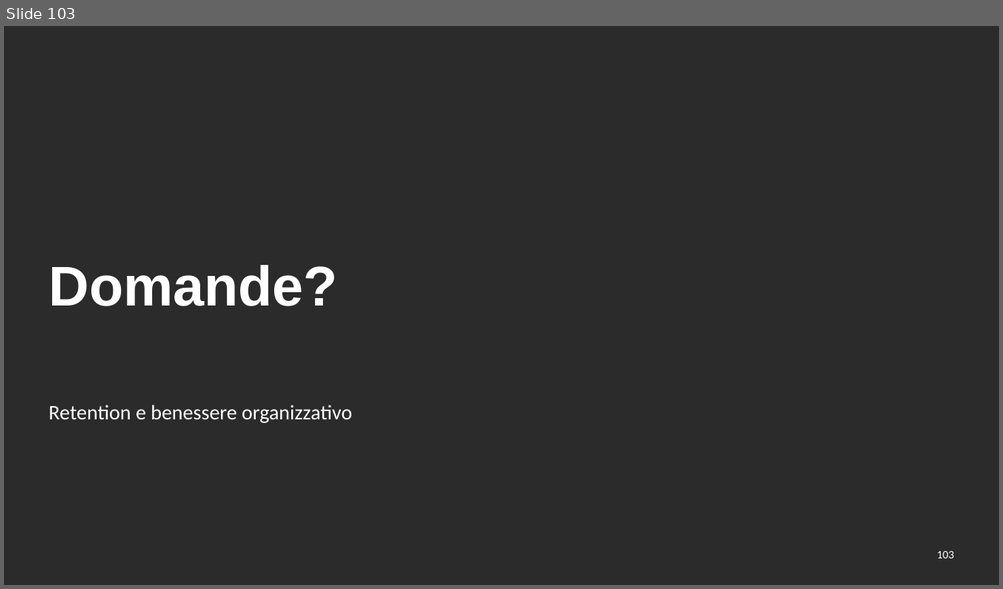
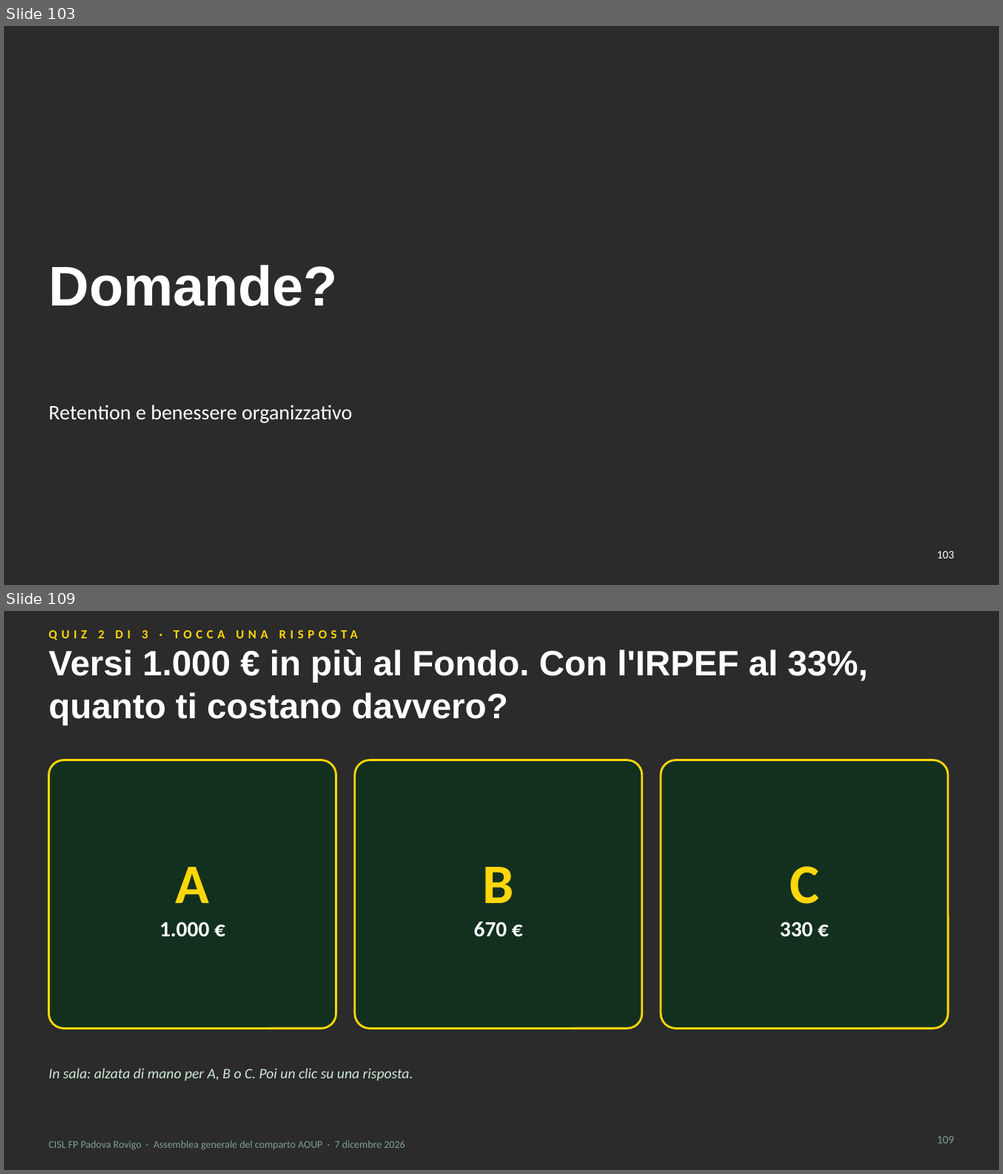
Before and after one commit to aki1806-droid/Prove, a slide deck: produzione/assemblea-2026-12-07/slide/assemblea-2026-12-07.pptx. Shown one above the other, each under a label of ours: slide 103 before the commit, slides 103 and 109 after it; the slides between them are not shown. The pictures are 1003x589 and 1003x1174 pixels, drawn with LibreOffice and Linux fonts; fonts in the diff are those of the drawing; background and template pictures are left out; a plain dark background stands for a picture behind light text. Boxes give left, top, right and bottom in pixels: in the first picture for what was removed or moved away, otherwise in the second. Text is boxed around its words. In the diff, an @@ line names an element or a change of style, - is before the commit and + after.

```diff
--- a/produzione/assemblea-2026-12-07/slide/assemblea-2026-12-07.pptx
+++ b/produzione/assemblea-2026-12-07/slide/assemblea-2026-12-07.pptx
@@ slide 109 added at (4, 611, 999, 1170), background picture (left out) @@
@@ text added at (98, 630, 148, 638), 12 pt, text #FFD60A, bold @@
+QUIZ 2 DI 3 · TOCCA UNA RISPOSTA
@@ title added at (48, 649, 868, 725), 34 pt, text #FFFFFF, bold @@
+Versi 1.000 € in più al Fondo. Con l'IRPEF al 33%, quanto ti costano davvero?
@@ rounded rectangle added at (48, 760, 336, 1029), fill #13301F, outline #FFD60A 2 pt @@
@@ rounded rectangle added at (355, 760, 642, 1029), fill #13301F, outline #FFD60A 2 pt @@
@@ rounded rectangle added at (660, 760, 948, 1029), fill #13301F, outline #FFD60A 2 pt @@
@@ text added at (159, 867, 210, 937), 21 pt, text #FFFFFF, bold @@
+A
+1.000 €
@@ text added at (474, 867, 514, 937), 21 pt, text #FFFFFF, bold @@
+B
+670 €
@@ text added at (780, 866, 819, 937), 21 pt, text #FFFFFF, bold @@
+C
+330 €
@@ text added at (48, 1068, 413, 1081), 14 pt, text #CFE9D8, italic @@
+In sala: alzata di mano per A, B o C. Poi un clic su una risposta.
@@ text added at (48, 1141, 404, 1150), 10 pt, text #7FA08C @@
+CISL FP Padova Rovigo · Assemblea generale del comparto AOUP · 7 dicembre 2026
@@ page number added at (936, 1136, 953, 1144), 11 pt, text #7FA08C @@
+109
```
Also in this commit, not shown: 19 other slides added, 18 other files.
